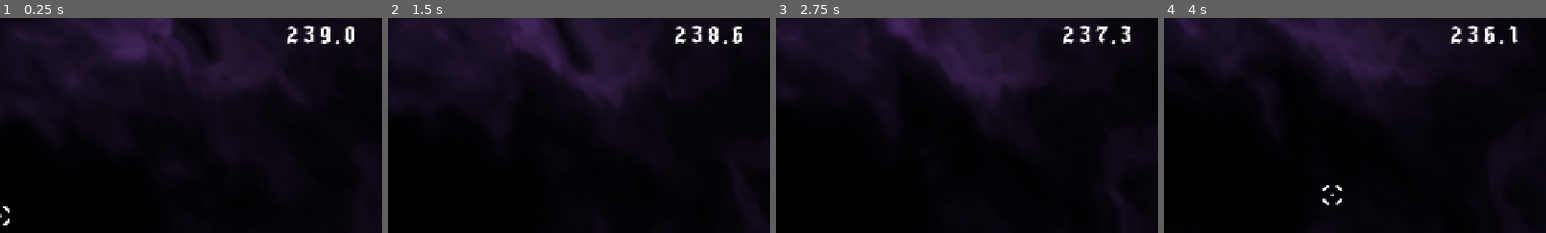
Above: before the commit, frames 1-4 (left to right).
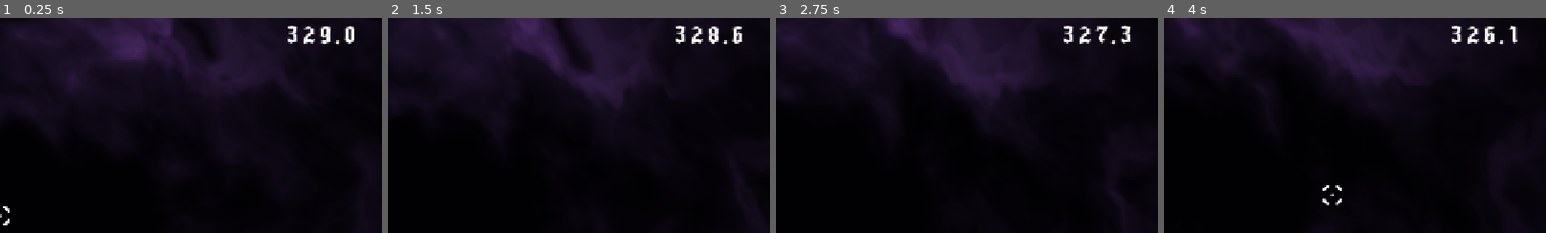
Above: after the commit, the same moments.

Repository: PACarniglia/count-hawk-down
Game: Godot game, scene res://scenes/MainMenu.tscn
The game is run twice, just before and just after one commit, with the same random seed, the same clock (stepped at 60 frames per second) and the same inputs. This scene is started directly instead of the project's main scene. Sound files missing from this copy of the repository are replaced by a short silence.
Inputs (mouse positions are % of the whole screen's width and height, from its top left):
- Up to frame 1 (0.25 s): no input
- Up to frame 2 (1.5 s): click "New Game" at 0.5 s; click "New Game" at 1.25 s
- Up to frame 3 (2.75 s): click "Settings" at 2 s
- Up to frame 4 (4 s): click "Back" at 2.75 s; tap Enter at 3.5 s; move the mouse to (72, 45) at 3.52 s; hold D (move_right) from 3.53 s (still down); click (72, 45) at 3.6 s; tap W (move_jump) at 3.77 s
The pictures show only the part of the screen within x 50-100%, y 4-54%; the shares and areas given below are measured in that part.

The runs differ from the first frame. In frame 1, 0.3% of the frame differs, in the area x 75-83%, y 3-13%; in frame 2, 0.3%; in frame 3, 0.3%; in frame 4, 0.3%.

Commit message:
feat(menu): move countdown behavior into display scene

Diff:
--- a/scripts/CountdownDisplay.gd
+++ b/scripts/CountdownDisplay.gd
@@ -3,6 +3,11 @@
 
 const DIGIT_LIFETIME := 0.85
 const DIGIT_GRAVITY := 900.0
+
+signal expired
+
+@export var minimum_start_seconds := 101
+@export var maximum_start_seconds := 999
 
 @export var value := 0.0:
 	set(new_value):
@@ -17,6 +22,8 @@
 @onready var particle_layer: Control = $ParticleLayer
 
 var displayed_tenths := -1
+var is_running := false
+var has_expired := false
 
 class DigitParticle extends Label:
 	var velocity := Vector2.ZERO
@@ -33,7 +40,31 @@
 			queue_free()
 
 func _ready() -> void:
+	reset()
 	_update_display()
+
+func _process(delta: float) -> void:
+	if not is_running or has_expired:
+		return
+	value = maxf(value - delta, 0.0)
+	if is_zero_approx(value):
+		has_expired = true
+		is_running = false
+		expired.emit()
+
+func reset() -> void:
+	var minimum := mini(minimum_start_seconds, maximum_start_seconds)
+	var maximum := maxi(minimum_start_seconds, maximum_start_seconds)
+	value = randi_range(minimum, maximum)
+	is_running = false
+	has_expired = false
+
+func start() -> void:
+	if not has_expired:
+		is_running = true
+
+func stop() -> void:
+	is_running = false
 
 func _update_display() -> void:
 	if hundreds_label == null or tens_label == null or ones_label == null or tenths_label == null:
--- a/scripts/MainMenu.gd
+++ b/scripts/MainMenu.gd
@@ -27,7 +27,6 @@
 var last_beat_index := -1
 var current_screen: Control
 var is_restarting := false
-var remaining_countdown_time := 0.0
 var has_started_part_b := false
 var cursor_normal: ImageTexture
 var cursor_hover: ImageTexture
@@ -50,8 +49,7 @@
 	title_part_b2.stream.loop = true
 	active_track = title_part_a
 	fade_overlay.modulate.a = 0.0
-	remaining_countdown_time = randi_range(101, 999)
-	countdown.value = remaining_countdown_time
+	countdown.expired.connect(restart_after_fade)
 	title_part_a.play()
 	show_main_menu()
 
@@ -62,7 +60,6 @@
 		_update_cursor()
 	_update_cursor_position()
 	_update_beat_from_music()
-	_update_countdown(delta)
 	current_zoom = move_toward(current_zoom, 0.0, zoom_return_speed * delta)
 	beat_overlay.material.set_shader_parameter("zoom_amount", current_zoom)
 	var strongest_beat := maxf(beat_zoom, small_beat_zoom)
@@ -74,6 +71,7 @@
 	has_started_part_b = true
 	title_part_b1.play()
 	title_part_b2.play()
+	countdown.start()
 	trigger_beat(0)
 
 func _update_beat_from_music() -> void:
@@ -174,14 +172,6 @@
 	if cursor_display:
 		cursor_display.position = get_viewport().get_mouse_position() - cursor_display.size / 2.0
 
-func _update_countdown(delta: float) -> void:
-	if not has_started_part_b or is_restarting:
-		return
-	remaining_countdown_time = maxf(remaining_countdown_time - delta, 0.0)
-	countdown.value = remaining_countdown_time
-	if is_zero_approx(remaining_countdown_time):
-		restart_after_fade()
-
 func restart_after_fade() -> void:
 	if is_restarting:
 		return
